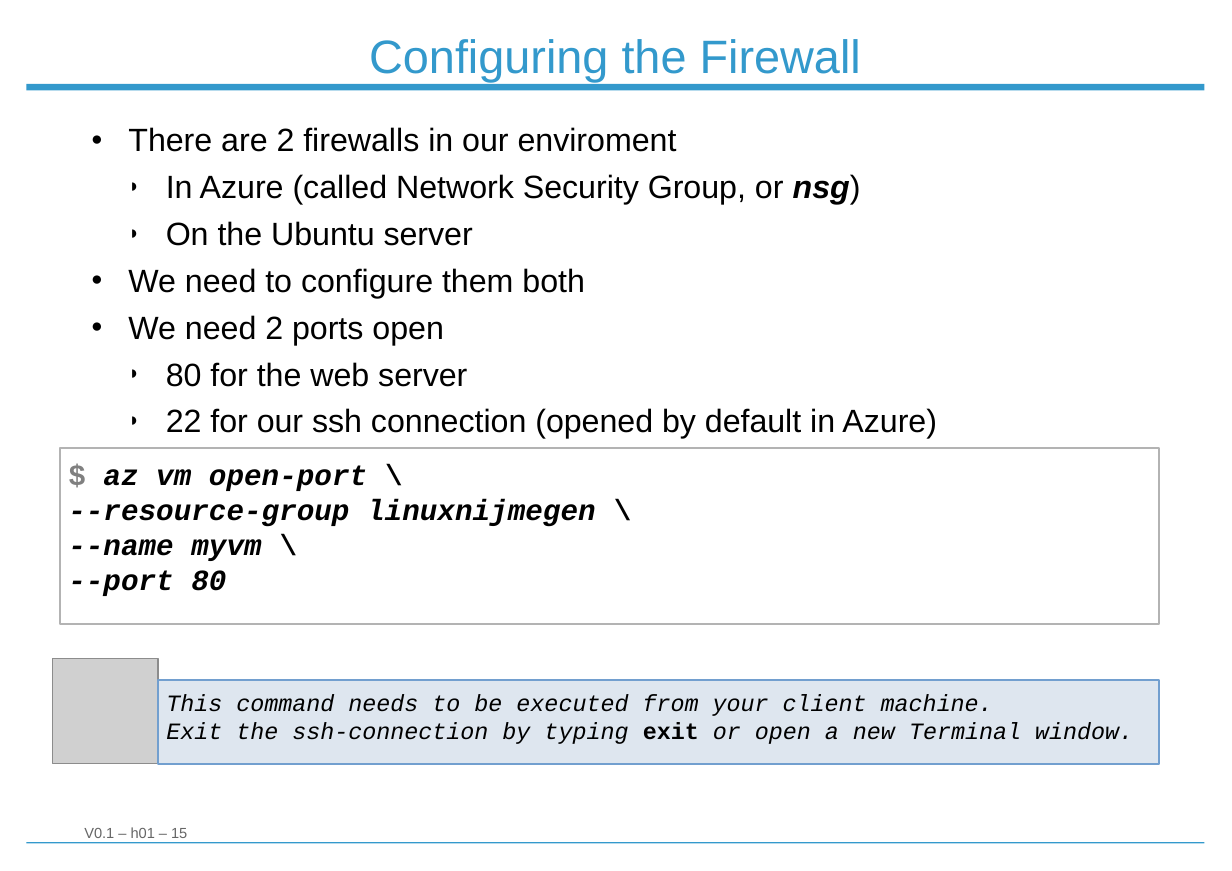
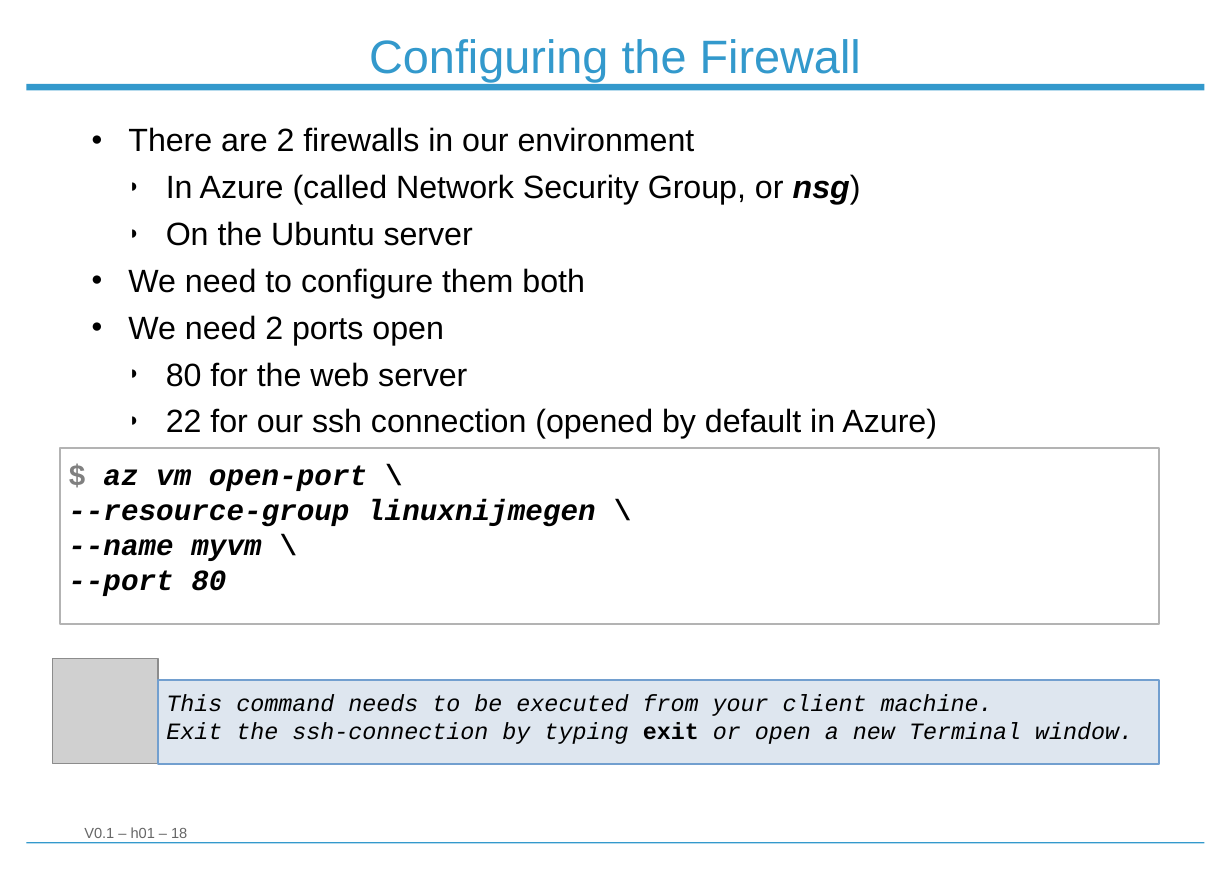
Before and after one commit to Strobodov/workshop_linux_server, a slide deck: slide 18 of Workshop_Linux_Server_101.odp (slide 15 before the commit). Drawn at 1232x871 pixels with LibreOffice and Linux fonts; fonts in the diff are those of the drawing; grey boxes stand for pictures; background and template pictures are left out. Boxes give left, top, right and bottom in pixels: in the first picture for what was removed or moved away, otherwise in the second. Text is boxed around its words. In the diff, an @@ line names an element or a change of style, - is before the commit and + after.

```diff
--- a/Workshop_Linux_Server_101.odp
+++ b/Workshop_Linux_Server_101.odp
@@ text at <box>128,127,695,152</box>: text changed @@
-● There are 2 firewalls in our enviroment
+● There are 2 firewalls in our environment
@@ text at <box>84,827,187,838</box>: text changed @@
-V0.1 – h01 – 15
+V0.1 – h01 – 18
```
Also in this commit, not shown: 6 other slides changed, 3 slides added, 2 slides removed.
